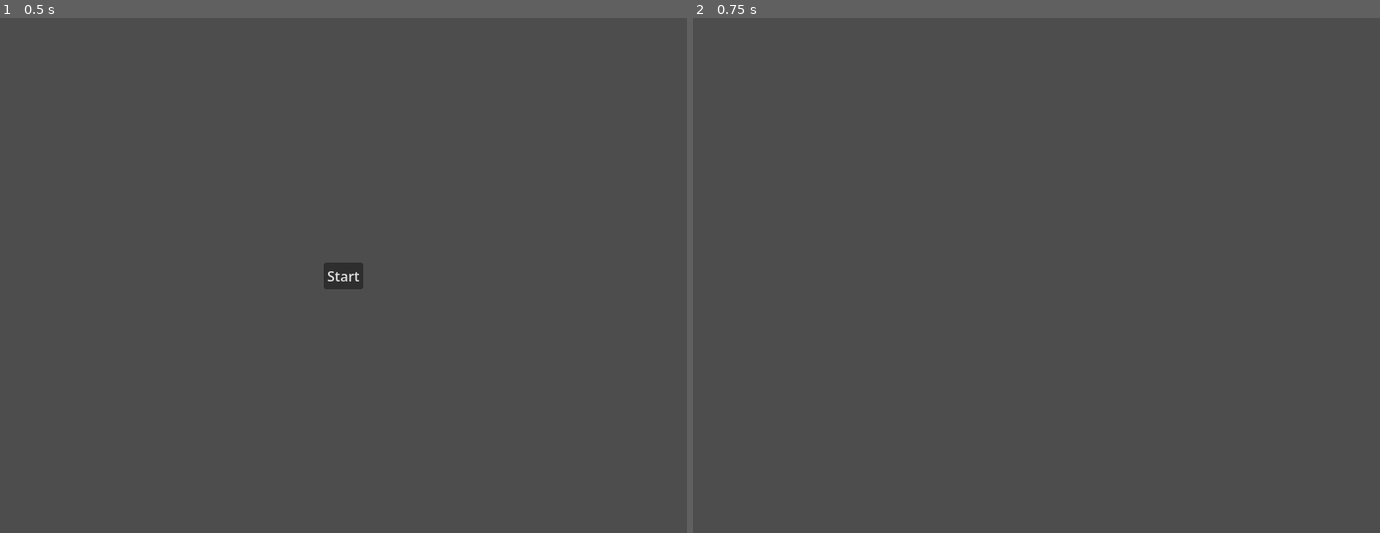
Above: before the commit, frames 1-2 (left to right).
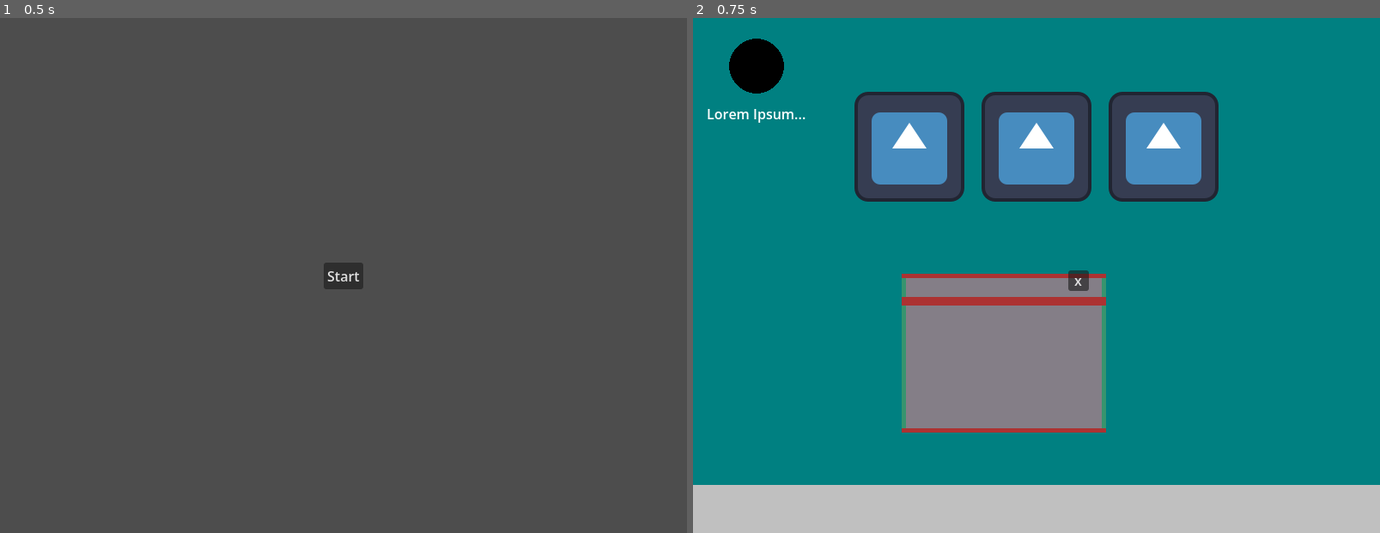
Above: after the commit, the same moments.

Repository: Deeeeelan/gmtk-game-jam-2026
Game: Godot game, scene res://scenes/title_screen.tscn
Same seed, same stepped clock (60 frames per second), same inputs: the game is played once before the commit and once after it. The engine's default icon, where the game draws it, is replaced by a stand-in: a white triangle on a blue panel in a dark square.
Inputs:
- Up to frame 1 (0.5 s): no input
- Up to frame 2 (0.75 s): click "Start" at 0.5 s

Frame 1 is identical in both runs. In frame 2, 96% of the frame differs, in the area x 0-100%, y 0-100%.

Commit message:
Add desktop placeholders

Diff:
--- a/scenes/game.tscn
+++ b/scenes/game.tscn
@@ -1,6 +1,9 @@
 [gd_scene format=3 uid="uid://cfce8rl3gvf5u"]
 
 [ext_resource type="Script" uid="uid://dtnxmryvuac7n" path="res://scripts/game_manager.gd" id="1_yqjtg"]
+[ext_resource type="Texture2D" uid="uid://bmf64qaw1ftmg" path="res://assets/images/icon.svg" id="2_yqjtg"]
+[ext_resource type="Texture2D" uid="uid://bojk2cynrp4ot" path="res://assets/images/64temp.png" id="3_lnu2h"]
+[ext_resource type="Texture2D" uid="uid://cqgjbbmp3ql2k" path="res://assets/images/9slicetemp.png" id="4_lbhrr"]
 
 [node name="Game" type="Node" unique_id=101121047]
 
@@ -14,6 +17,205 @@
 
 [node name="Control" type="Control" parent="CanvasLayer" unique_id=1661590345]
 layout_mode = 3
+anchors_preset = 15
+anchor_right = 1.0
+anchor_bottom = 1.0
+grow_horizontal = 2
+grow_vertical = 2
+
+[node name="BackupBG" type="ColorRect" parent="CanvasLayer/Control" unique_id=832602020]
+layout_mode = 1
+anchors_preset = 15
+anchor_right = 1.0
+anchor_bottom = 1.0
+grow_horizontal = 2
+grow_vertical = 2
+color = Color(0, 0.5019608, 0.5058824, 1)
+
+[node name="TEMPTaskbar" type="ColorRect" parent="CanvasLayer/Control" unique_id=1323322278]
+layout_mode = 1
+anchors_preset = -1
+anchor_top = 1.0
+anchor_right = 1.0
+anchor_bottom = 1.0
+offset_top = -56.0
+grow_horizontal = 2
+grow_vertical = 0
+color = Color(0.7529412, 0.7529412, 0.7529412, 1)
+
+[node name="Transition" type="Control" parent="CanvasLayer/Control" unique_id=843589496]
+layout_mode = 1
+anchors_preset = 15
+anchor_right = 1.0
+anchor_bottom = 1.0
+grow_horizontal = 2
+grow_vertical = 2
+mouse_filter = 2
+
+[node name="HBoxContainer" type="HBoxContainer" parent="CanvasLayer/Control/Transition" unique_id=1575009528]
+layout_mode = 1
+anchors_preset = -1
+anchor_left = 0.2
+anchor_top = 0.2
+anchor_right = 0.8
+anchor_bottom = 0.3
+grow_horizontal = 2
+grow_vertical = 2
+alignment = 1
+
+[node name="MarginContainer" type="MarginContainer" parent="CanvasLayer/Control/Transition/HBoxContainer" unique_id=218899467]
+layout_mode = 2
+theme_override_constants/margin_left = 8
+theme_override_constants/margin_right = 8
+
+[node name="Life" type="TextureRect" parent="CanvasLayer/Control/Transition/HBoxContainer/MarginContainer" unique_id=1250852732]
+layout_mode = 2
+texture = ExtResource("2_yqjtg")
+stretch_mode = 5
+
+[node name="MarginContainer2" type="MarginContainer" parent="CanvasLayer/Control/Transition/HBoxContainer" unique_id=1235823027]
+layout_mode = 2
+theme_override_constants/margin_left = 8
+theme_override_constants/margin_right = 8
+
+[node name="Life" type="TextureRect" parent="CanvasLayer/Control/Transition/HBoxContainer/MarginContainer2" unique_id=1807586557]
+layout_mode = 2
+texture = ExtResource("2_yqjtg")
+stretch_mode = 5
+
+[node name="MarginContainer3" type="MarginContainer" parent="CanvasLayer/Control/Transition/HBoxContainer" unique_id=219707825]
+layout_mode = 2
+theme_override_constants/margin_left = 8
+theme_override_constants/margin_right = 8
+
+[node name="Life" type="TextureRect" parent="CanvasLayer/Control/Transition/HBoxContainer/MarginContainer3" unique_id=991656882]
+layout_mode = 2
+texture = ExtResource("2_yqjtg")
+stretch_mode = 5
+
+[node name="DesktopApps" type="Control" parent="CanvasLayer/Control" unique_id=1636546288]
+layout_mode = 1
+anchors_preset = 15
+anchor_right = 1.0
+anchor_bottom = 1.0
+grow_horizontal = 2
+grow_vertical = 2
+
+[node name="MarginContainer" type="MarginContainer" parent="CanvasLayer/Control/DesktopApps" unique_id=332027078]
+layout_mode = 1
+anchors_preset = -1
+anchor_right = 0.165
+anchor_bottom = 0.892
+offset_right = 8.0
+offset_bottom = 12.799988
+theme_override_constants/margin_left = 8
+theme_override_constants/margin_top = 8
+
+[node name="AppList" type="VBoxContainer" parent="CanvasLayer/Control/DesktopApps/MarginContainer" unique_id=1290505825]
+layout_mode = 2
+
+[node name="App" type="MarginContainer" parent="CanvasLayer/Control/DesktopApps/MarginContainer/AppList" unique_id=620243146]
+layout_mode = 2
+theme_override_constants/margin_left = 8
+theme_override_constants/margin_top = 8
+theme_override_constants/margin_right = 8
+theme_override_constants/margin_bottom = 8
+
+[node name="List" type="VBoxContainer" parent="CanvasLayer/Control/DesktopApps/MarginContainer/AppList/App" unique_id=90371095]
+layout_mode = 2
+mouse_filter = 2
+
+[node name="MarginContainer" type="MarginContainer" parent="CanvasLayer/Control/DesktopApps/MarginContainer/AppList/App/List" unique_id=514187680]
+layout_mode = 2
+mouse_filter = 2
+theme_override_constants/margin_left = 8
+theme_override_constants/margin_top = 8
+theme_override_constants/margin_right = 8
+theme_override_constants/margin_bottom = 8
+
+[node name="Life" type="TextureRect" parent="CanvasLayer/Control/DesktopApps/MarginContainer/AppList/App/List/MarginContainer" unique_id=1192499370]
+layout_mode = 2
+mouse_filter = 2
+texture = ExtResource("3_lnu2h")
+stretch_mode = 5
+
+[node name="Title" type="Label" parent="CanvasLayer/Control/DesktopApps/MarginContainer/AppList/App/List" unique_id=50151332]
+custom_minimum_size = Vector2(64, 32)
+custom_maximum_size = Vector2(128, 128)
+layout_mode = 2
+text = "Lorem Ipsum..."
+horizontal_alignment = 1
+autowrap_mode = 2
+
+[node name="Button" type="Button" parent="CanvasLayer/Control/DesktopApps/MarginContainer/AppList/App" unique_id=1747971174]
+visible = false
+z_index = 1
+layout_mode = 2
+mouse_behavior_recursive = 1
+
+[node name="Windows" type="Control" parent="CanvasLayer/Control" unique_id=846701356]
+layout_mode = 1
+anchors_preset = 15
+anchor_right = 1.0
+anchor_bottom = 1.0
+grow_horizontal = 2
+grow_vertical = 2
+mouse_filter = 2
+
+[node name="Window" type="Control" parent="CanvasLayer/Control/Windows" unique_id=2131702767]
 anchors_preset = 0
-offset_right = 40.0
-offset_bottom = 40.0
+offset_left = 243.0
+offset_top = 298.0
+offset_right = 481.0
+offset_bottom = 483.0
+
+[node name="Top" type="NinePatchRect" parent="CanvasLayer/Control/Windows/Window" unique_id=1339523606]
+layout_mode = 1
+anchors_preset = -1
+anchor_right = 1.0
+offset_bottom = 32.0
+grow_horizontal = 2
+grow_vertical = 2
+texture = ExtResource("4_lbhrr")
+patch_margin_left = 5
+patch_margin_top = 5
+patch_margin_right = 5
+patch_margin_bottom = 5
+
+[node name="MarginContainer" type="MarginContainer" parent="CanvasLayer/Control/Windows/Window/Top" unique_id=1601081236]
+layout_mode = 1
+anchors_preset = 6
+anchor_left = 1.0
+anchor_top = 0.5
+anchor_right = 1.0
+anchor_bottom = 0.5
+offset_left = -40.0
+offset_top = -20.0
+offset_bottom = 20.0
+grow_horizontal = 0
+grow_vertical = 2
+theme_override_constants/margin_right = 8
+
+[node name="AspectRatioContainer" type="AspectRatioContainer" parent="CanvasLayer/Control/Windows/Window/Top/MarginContainer" unique_id=402200991]
+layout_mode = 2
+stretch_mode = 1
+
+[node name="Exit" type="Button" parent="CanvasLayer/Control/Windows/Window/Top/MarginContainer/AspectRatioContainer" unique_id=486168171]
+custom_minimum_size = Vector2(16, 16)
+custom_maximum_size = Vector2(24, 24)
+layout_mode = 2
+text = "x"
+
+[node name="Body" type="NinePatchRect" parent="CanvasLayer/Control/Windows/Window" unique_id=2041510522]
+layout_mode = 1
+anchors_preset = -1
+anchor_right = 1.0
+anchor_bottom = 1.0
+offset_top = 32.0
+grow_horizontal = 2
+grow_vertical = 2
+texture = ExtResource("4_lbhrr")
+patch_margin_left = 5
+patch_margin_top = 5
+patch_margin_right = 5
+patch_margin_bottom = 5
Binary file added: assets/images/64temp.png
Not shown, added: assets/images/64temp.png.import
Binary file added: assets/images/9slicetemp.png
Not shown, added: assets/images/9slicetemp.png.import
